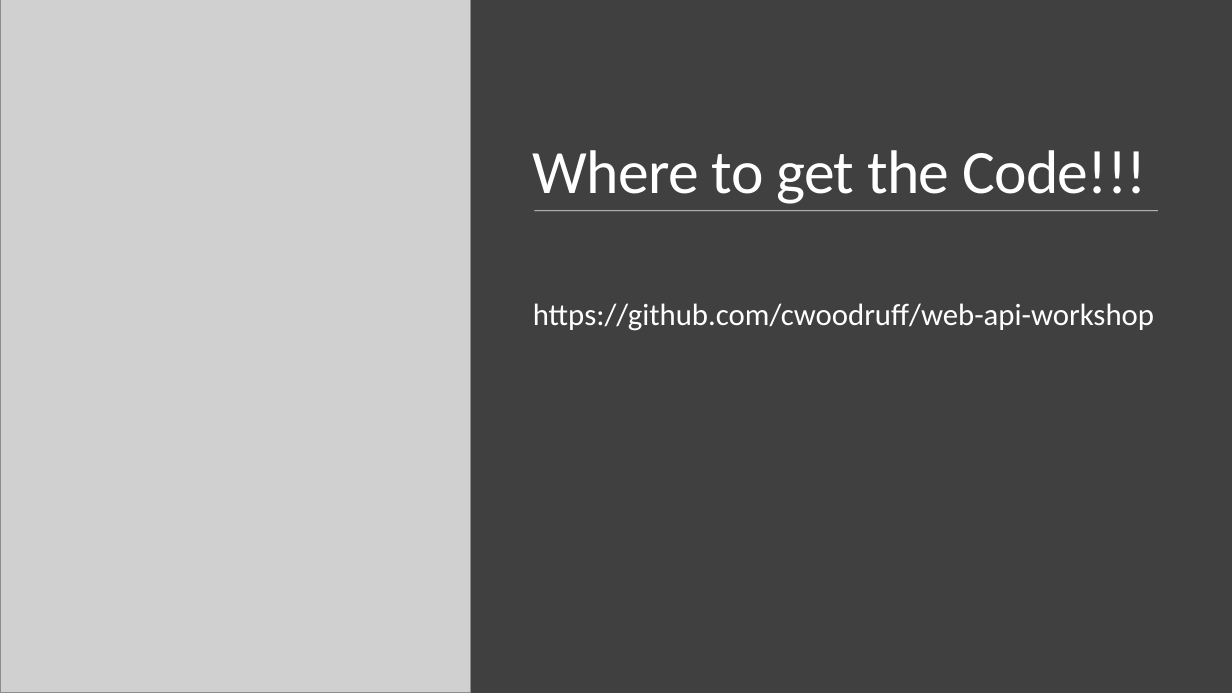
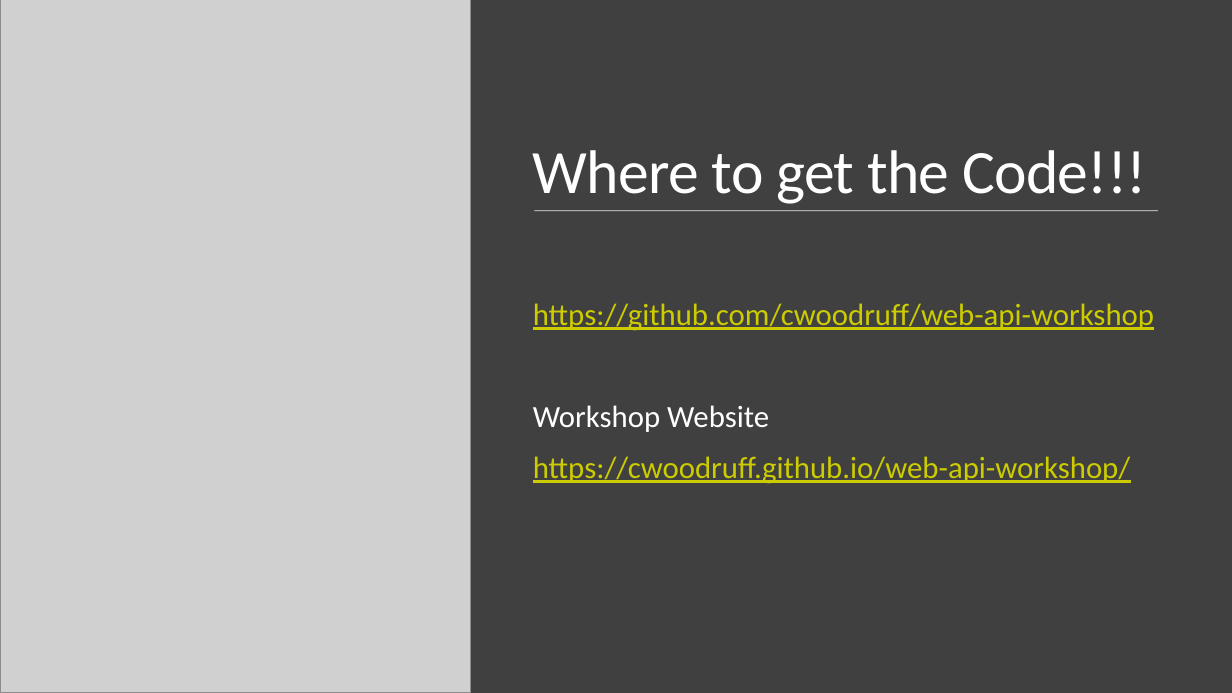
Before and after one commit to cwoodruff/web-api-workshop, a slide deck: slide 2 of module-1/01-01 What is a Web API/01-01 What is a Web API.pptx. Drawn at 1232x693 pixels with LibreOffice and Linux fonts; fonts in the diff are those of the drawing; grey boxes stand for pictures. Boxes give left, top, right and bottom in pixels: in the first picture for what was removed or moved away, otherwise in the second. Text is boxed around its words. In the diff, an @@ line names an element or a change of style, - is before the commit and + after.

```diff
--- a/module-1/01-01 What is a Web API/01-01 What is a Web API.pptx
+++ b/module-1/01-01 What is a Web API/01-01 What is a Web API.pptx
@@ text at (x1=533, y1=303, x2=1154, y2=330): text colour #FFFFFF to #CCCC00, underline on in "https://github.com/cwoodruff/web-api-workshop" @@
@@ text at (x1=533, y1=405, x2=1130, y2=483): paragraphs added @@
+  Workshop Website
+  https://cwoodruff.github.io/web-api-workshop/
```
